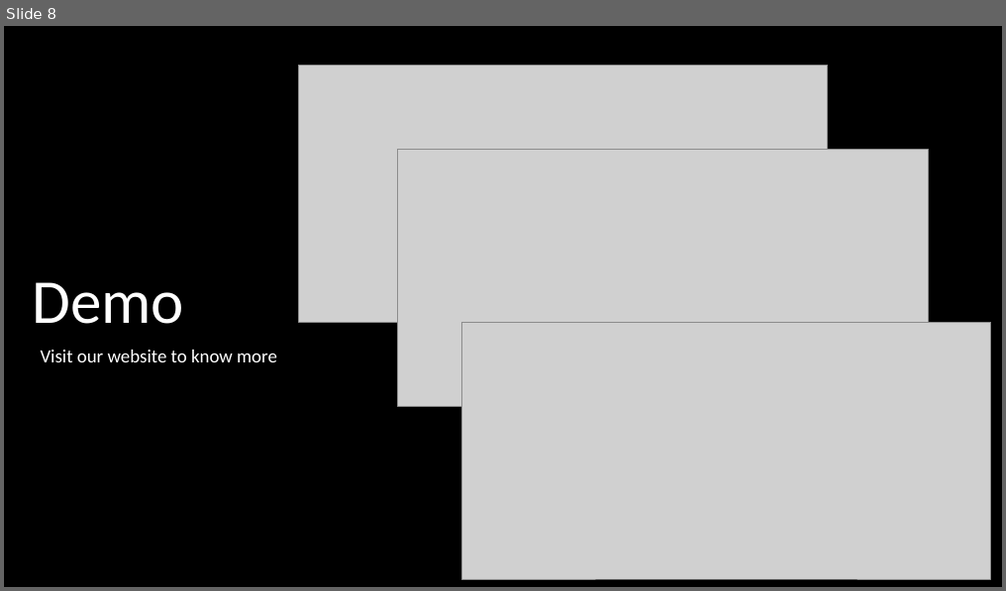
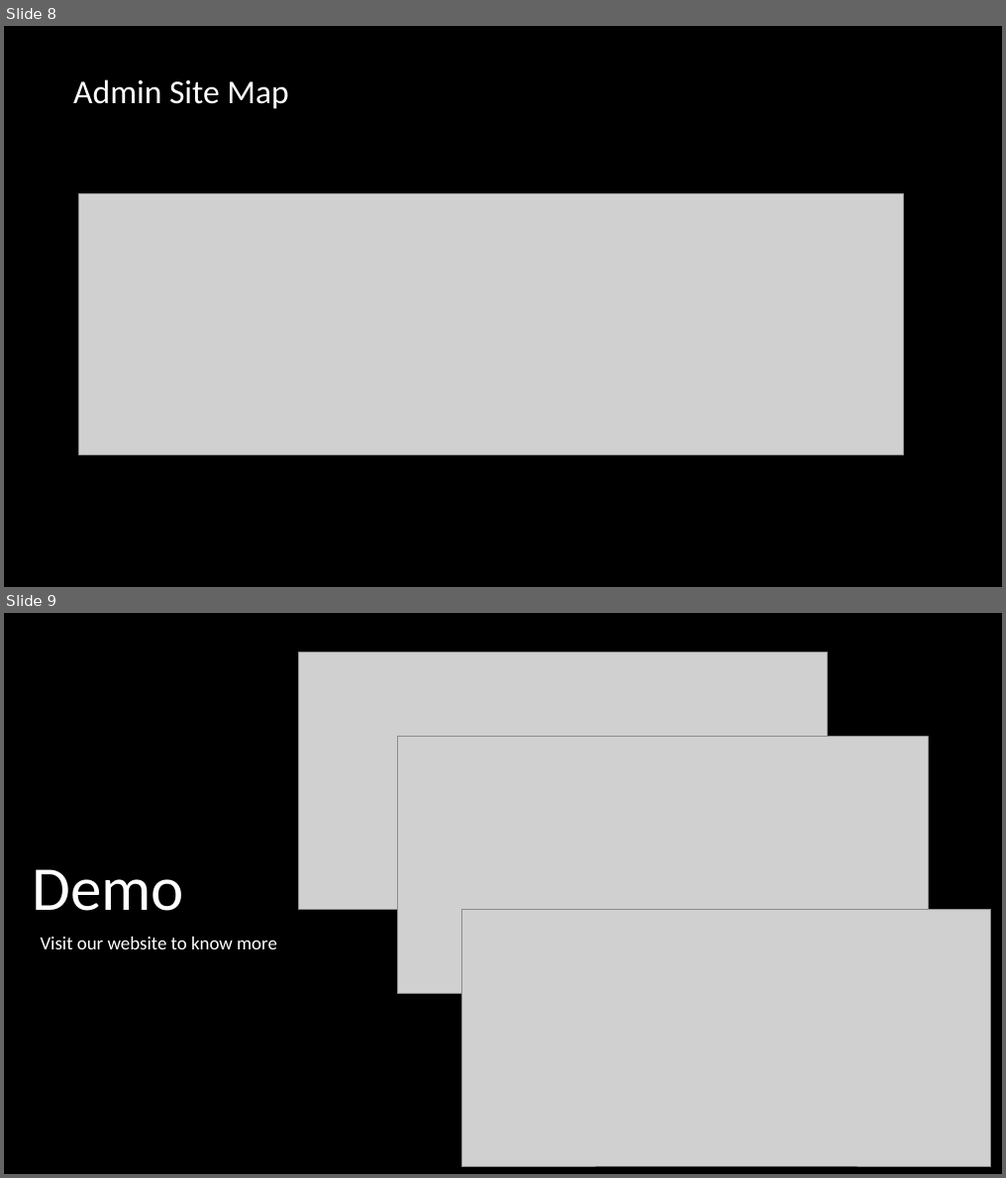
Before and after one commit to ng-hoangnam/E-PROJECT-1, a slide deck: document/ChicLighting.pptx. Shown one above the other, each under a label of ours: slide 8 before the commit, slides 8 and 9 after it. The pictures are 1006x591 and 1006x1178 pixels, drawn with LibreOffice and Linux fonts; fonts in the diff are those of the drawing; grey boxes stand for pictures; background and template pictures are left out. Boxes give left, top, right and bottom in pixels: in the first picture for what was removed or moved away, otherwise in the second. Text is boxed around its words. In the diff, an @@ line names an element or a change of style, - is before the commit and + after.

```diff
--- a/document/ChicLighting.pptx
+++ b/document/ChicLighting.pptx
@@ slide 8 added at (4, 26, 1002, 587), background picture (left out) @@
@@ text added at (73, 79, 289, 109), 32 pt, text #FFFFFF @@
+Admin Site Map
@@ picture added at (79, 193, 904, 455) @@
@@ what was slide 8 is now slide 9 @@
```
Also in this commit, not shown: 1 slide changed, 3 other files.
